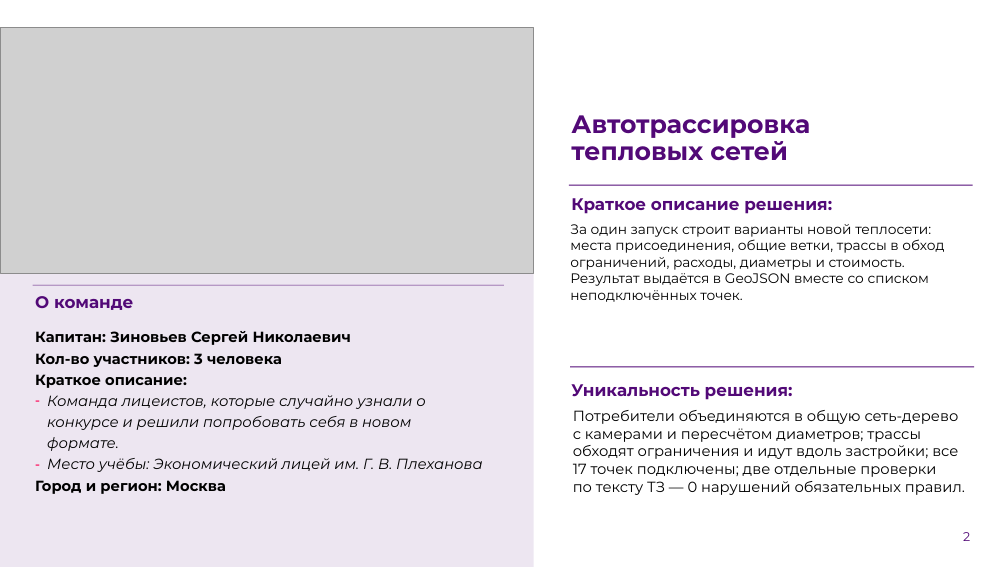
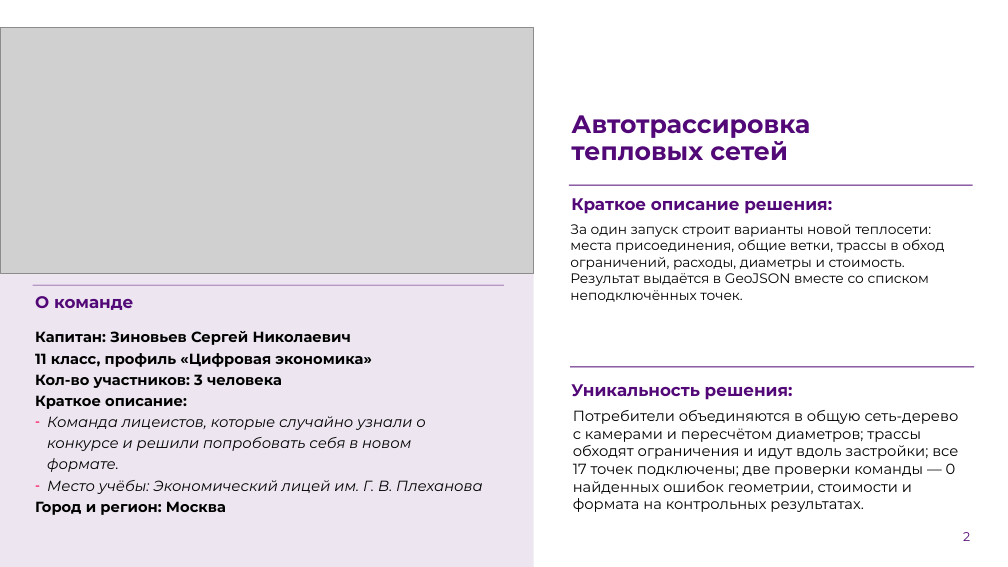
Before and after one commit to Wpresser/LCT-Elades-Heatnet, a slide deck: slide 2 of presentation/Elades_LCT2026_task2_presentation.pptx. Drawn at 1008x567 pixels with LibreOffice and Linux fonts; fonts in the diff are those of the drawing; grey boxes stand for pictures; background and template pictures are left out. Boxes give left, top, right and bottom in pixels: in the first picture for what was removed or moved away, otherwise in the second. Text is boxed around its words. In the diff, an @@ line names an element or a change of style, - is before the commit and + after.

```diff
--- a/presentation/Elades_LCT2026_task2_presentation.pptx
+++ b/presentation/Elades_LCT2026_task2_presentation.pptx
@@ text at [35, 353, 371, 367]: paragraph added @@
+11 класс, профиль «Цифровая экономика»
@@ text at [573, 410, 959, 512]: text changed @@
-Потребители объединяются в общую сеть-дерево с камерами и пересчётом диаметров; трассы обходят ограничения и идут вдоль застройки; все 17 точек подключены; две отдельные проверки по тексту ТЗ — 0 нарушений обязательных правил.
+Потребители объединяются в общую сеть-дерево с камерами и пересчётом диаметров; трассы обходят ограничения и идут вдоль застройки; все 17 точек подключены; две проверки команды — 0 найденных ошибок геометрии, стоимости и формата на контрольных результатах.
```
Also in this commit, not shown: 3 other slides changed, 29 other files.
